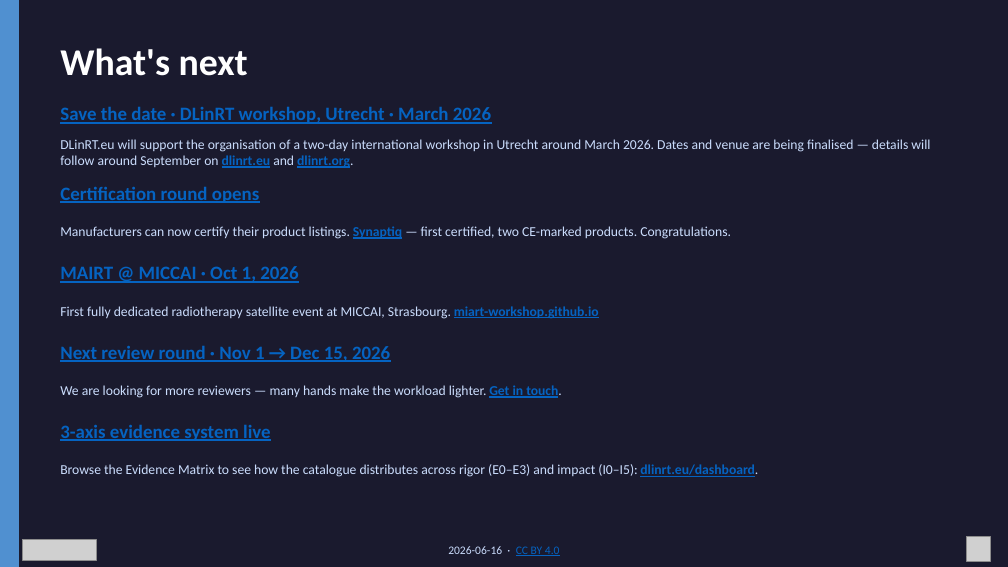
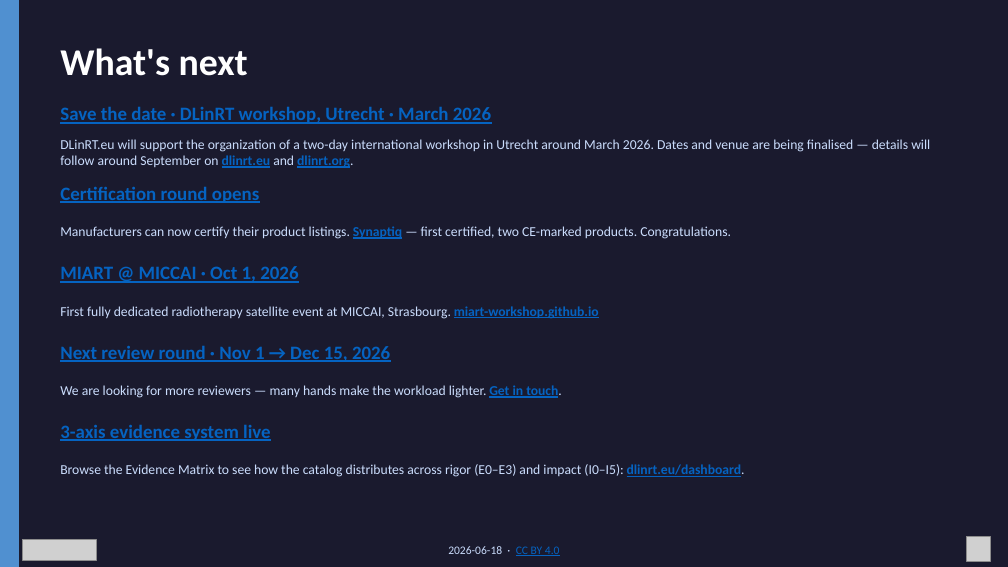
Before and after one commit to DLinRT-eu/dlinrteu-website, a slide deck: slide 6 of public/newsletters/2026-06/dlinrt-2026-06-update.pptx. Drawn at 1008x567 pixels with LibreOffice and Linux fonts; fonts in the diff are those of the drawing; grey boxes stand for pictures. Boxes give left, top, right and bottom in pixels: in the first picture for what was removed or moved away, otherwise in the second. Text is boxed around its words. In the diff, an @@ line names an element or a change of style, - is before the commit and + after.

```diff
--- a/public/newsletters/2026-06/dlinrt-2026-06-update.pptx
+++ b/public/newsletters/2026-06/dlinrt-2026-06-update.pptx
@@ text at [60, 139, 930, 168]: text changed @@
-DLinRT.eu will support the organisation of a two-day international workshop in Utrecht around March 2026. Dates and venue are being finalised — details will follow around September on dlinrt.eu and dlinrt.org.
+DLinRT.eu will support the organization of a two-day international workshop in Utrecht around March 2026. Dates and venue are being finalised — details will follow around September on dlinrt.eu and dlinrt.org.
@@ text at [60, 266, 298, 283]: text changed @@
-MAIRT @ MICCAI · Oct 1, 2026
+MIART @ MICCAI · Oct 1, 2026
@@ text at [60, 464, 745, 477]: text changed @@
-Browse the Evidence Matrix to see how the catalogue distributes across rigor (E0–E3) and impact (I0–I5): dlinrt.eu/dashboard.
+Browse the Evidence Matrix to see how the catalog distributes across rigor (E0–E3) and impact (I0–I5): dlinrt.eu/dashboard.
@@ text at [448, 546, 560, 556]: text changed @@
-2026-06-16 · CC BY 4.0
+2026-06-18 · CC BY 4.0
```
Also in this commit, not shown: 5 other slides changed, 14 other files.
